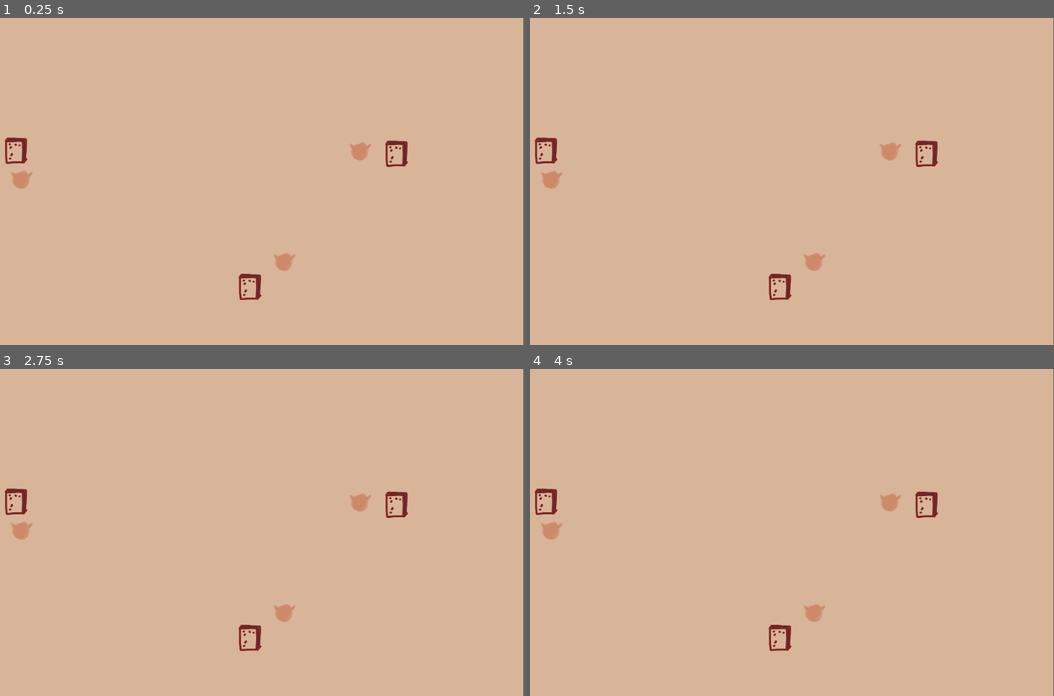
Above: before the commit, frames 1-4 (two rows, left to right).
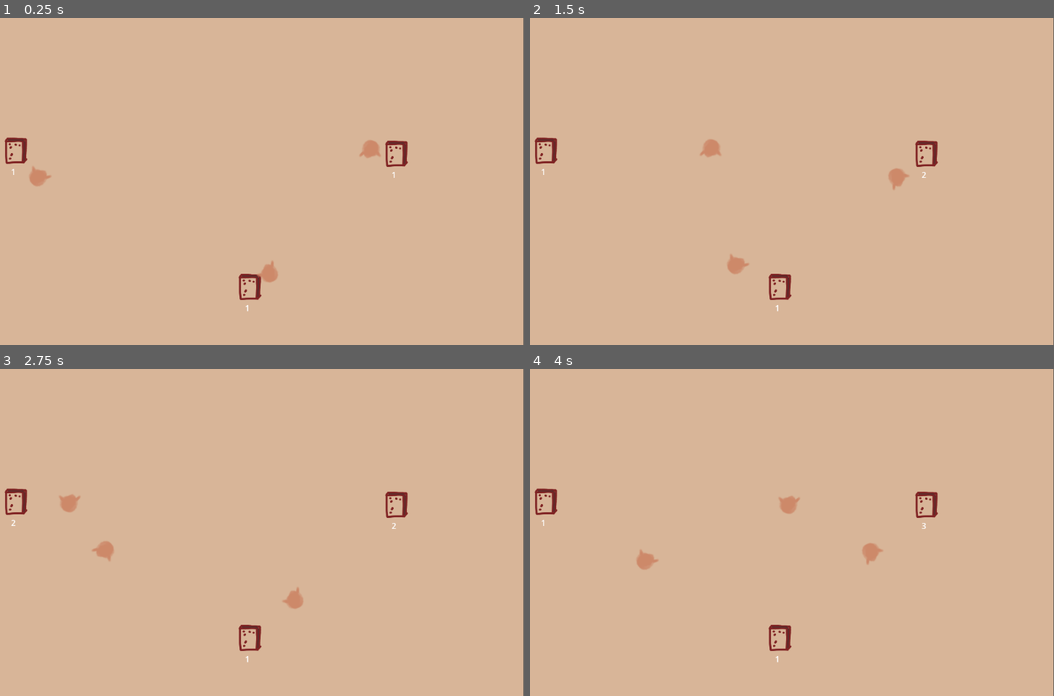
Above: after the commit, the same moments.

Repository: gp-it-be/chory
Game: Godot game, scene res://factory.tscn
Two runs of this game, one before a commit and one after it. Both use one fixed random seed, a clock stepped at 60 frames per second and the inputs below.
Inputs:
- Up to frame 1 (0.25 s): no input
- Up to frame 2 (1.5 s): no input
- Up to frame 3 (2.75 s): no input
- Up to frame 4 (4 s): no input

The runs differ from the first frame. In frame 1, 0.8% of the frame differs, in the area x 2-76%, y 37-90%; in frame 2, 0.9%; in frame 3, 0.9%; in frame 4, 0.9%, in the area x 2-76%, y 38-90%.
Error before the commit: Parse Error: Identifier "ItemType" not declared in the current scope. (res://machines/bin/bin.gd:6)

Commit message:
human worker with steps

Diff:
--- a/items/enums.gd
+++ b/items/items.gd
@@ -1,4 +1,5 @@
-extends Node
+class_name Items
+
 
 enum ItemType{
 	FOO
--- a/machines/bin/bin.gd
+++ b/machines/bin/bin.gd
@@ -3,9 +3,9 @@
 
 signal restocked() #when was empty and no longer is
 
-var _item_type := ItemType.FOO
+var _item_type := Items.ItemType.FOO
 
-var _stock := 3
+var _stock := 2
 
 func pickup():
 	if _stock >= 1:
@@ -15,7 +15,7 @@
 	return null
 
 
-func deliver(type: Bin.ItemType):
+func deliver(type: Items.ItemType):
 	_stock += 1
 	if _stock == 1:
 		restocked.emit()
--- a/project.godot
+++ b/project.godot
@@ -15,10 +15,6 @@
 config/features=PackedStringArray("4.6", "GL Compatibility")
 config/icon="res://icon.svg"
 
-[autoload]
-
-Enums="*uid://dfqg320ovnx8l"
-
 [display]
 
 window/stretch/mode="viewport"
--- a/workers/human/human.gd
+++ b/workers/human/human.gd
@@ -3,7 +3,7 @@
 
 var _state : HumanState
 
-var _current_item :Enums.ItemType ##TODO do this not in Enums
+var _current_item #Items.ItemType ##TODO do this not in Enums
 
 
 func _ready():
--- a/workers/human/working.gd
+++ b/workers/human/working.gd
@@ -24,8 +24,6 @@
 
 	if await process_finishes_current_step(delta):
 		_current_step_index = wrapi(_current_step_index +1, 0, _steps.size())
-		print(_current_step_index)
-		print(typeof(_current_step))
 
 func process_finishes_current_step(delta: float) -> bool:
 	if _current_step is Step.GoTo:
Renamed: items/enums.gd.uid -> items/items.gd.uid
